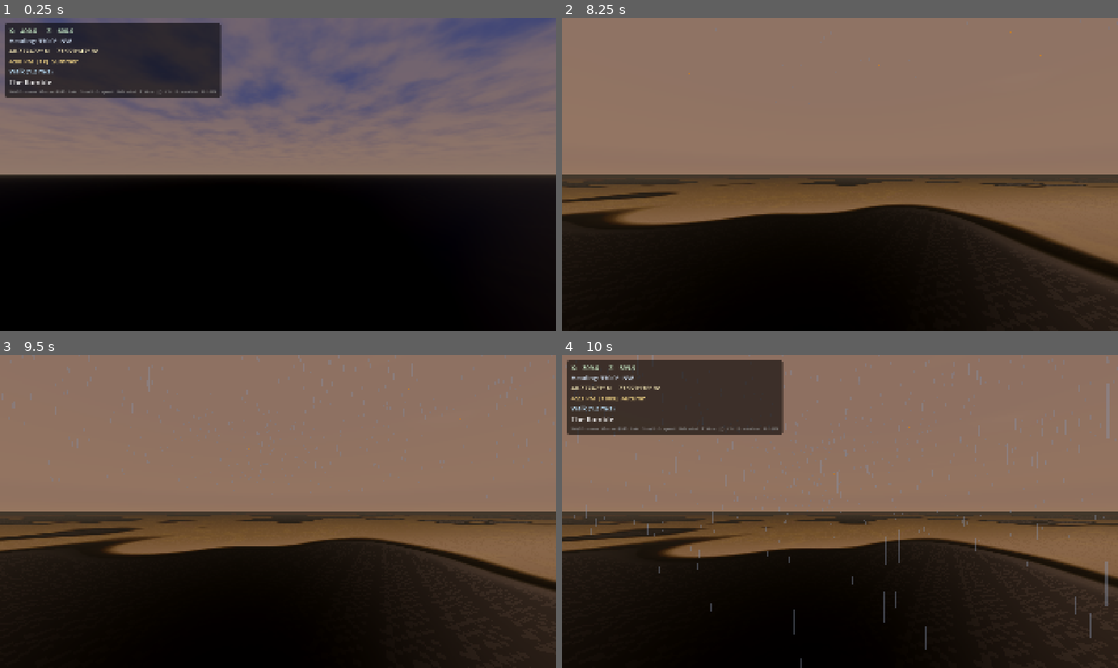
Above: before the commit, frames 1-4 (two rows, left to right).
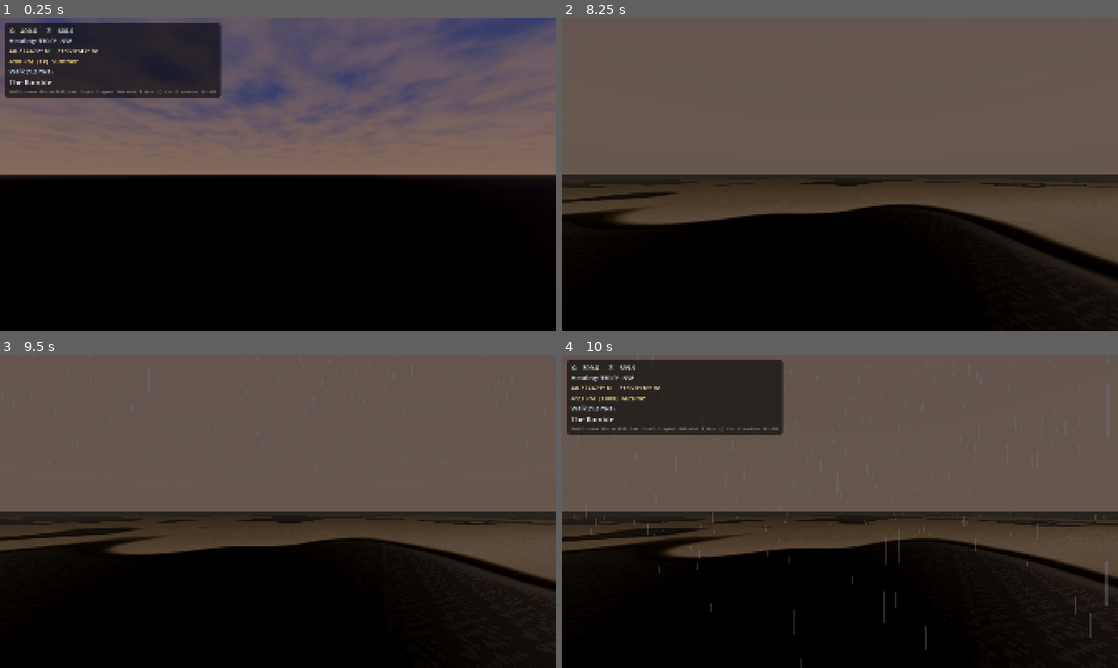
Above: after the commit, the same moments.

Repository: Central-Park-Walk/central-park-walk
Game: Godot game, scene res://main.tscn
The game is run twice, just before and just after one commit, with the same random seed, the same clock (stepped at 60 frames per second) and the same inputs.
Inputs (mouse positions are in pixels of both pictures, inside the frame that each line leads up to):
- Up to frame 1 (0.25 s): no input
- Up to frame 2 (8.25 s): tap Enter at 0.5, 2 s; move the mouse to (962, 158) at 0.52 s; hold D 0.53-1.28 s; tap T at 0.6, 6.6 s; click (962, 158) at 0.67 s; tap Space at 1.25 s; move the mouse to (728, 190) at 1.27 s; hold S 1.28-2.03 s; tap L at 1.35, 7.35 s; move the mouse to (895, 105) at 2.02 s; hold D 2.03-2.78 s; tap P at 2.1, 8.1 s; move the mouse to (812, 237) at 2.77 s; hold W 2.78-3.53 s; tap G at 2.85 s; click (812, 237) at 2.92 s; move the mouse to (1006, 221) at 3.52 s; hold A 3.53-5.03 s; tap H at 3.6 s; move the mouse to (673, 127) at 4.27 s; tap 9 at 4.35 s; move the mouse to (867, 174) at 5.02 s; hold S 5.03-5.78 s; tap 0 at 5.1 s; click (867, 174) at 5.17 s; move the mouse to (756, 96) at 5.77 s; hold D 5.78-6.53 s; tap N at 5.85 s; move the mouse to (962, 158) at 6.52 s; hold W 6.53-7.28 s; move the mouse to (728, 190) at 7.27 s; hold D 7.28-8.03 s; click (728, 190) at 7.42 s; move the mouse to (895, 105) at 8.02 s; hold S from 8.03 s (still down)
- Up to frame 3 (9.5 s): move the mouse to (250, 574) at 8.77 s; release S at 8.78 s; hold A from 8.78 s (still down); tap G at 8.85 s
- Up to frame 4 (10 s): move the mouse to (1006, 558) at 9.52 s; release A at 9.53 s; hold W from 9.53 s (still down); tap H at 9.6 s; click (1006, 558) at 9.67 s

The runs differ from the first frame. In frame 2, 65% of the frame differs, in the area x 0-100%, y 0-89%; in frame 3, 63%; in frame 4, 54%.

Commit message:
Post-fx test 5: SSIL confirmed as blip source, disable it; re-enable adjustment
SSIL (Screen Space Indirect Lighting) causes the temporal blip artifacts.
Disabled permanently. Continuing test with color adjustment enabled.

Co-Authored-By: Claude Opus 4.6 <noreply@anthropic.com>

Diff:
--- a/main.gd
+++ b/main.gd
@@ -941,9 +941,9 @@
 	_env.tonemap_white         = 6.0
 	_env.glow_enabled          = false   # OFF
 	_env.ssao_enabled          = true    # TEST 3: SSAO
-	_env.ssil_enabled          = true    # TEST 4: SSIL
+	_env.ssil_enabled          = false   # CONFIRMED: causes blip artifacts
 	_env.ssr_enabled           = false   # OFF
-	_env.adjustment_enabled    = false   # OFF
+	_env.adjustment_enabled    = true    # TEST 5: adjustment
 	_env.fog_enabled           = true    # TEST 2: fog
 	_env.volumetric_fog_enabled = false  # OFF
 	_env.sdfgi_enabled         = false   # OFF
@@ -1278,12 +1278,12 @@
 	_env.ssao_radius    = _lerp_kf("ssao_radius", a, b, t)             # TEST 3
 	_env.ssao_intensity = _lerp_kf("ssao_intensity", a, b, t)
 	_env.ssao_power     = _lerp_kf("ssao_power", a, b, t)
-	_env.ssil_intensity = _lerp_kf("ssil_intensity", a, b, t)          # TEST 4
-	# _env.adjustment_saturation = _lerp_kf("saturation", a, b, t)
-	# _env.adjustment_contrast   = _lerp_kf("contrast", a, b, t)
-	# _env.adjustment_brightness = _lerp_kf("brightness", a, b, t) * _user_gamma
-	# if _lightning_flash > 0.01:
-	# 	_env.adjustment_brightness *= (1.0 + _lightning_flash * 3.0)
+	# _env.ssil_intensity = _lerp_kf("ssil_intensity", a, b, t)  # SSIL disabled
+	_env.adjustment_saturation = _lerp_kf("saturation", a, b, t)       # TEST 5
+	_env.adjustment_contrast   = _lerp_kf("contrast", a, b, t)
+	_env.adjustment_brightness = _lerp_kf("brightness", a, b, t) * _user_gamma
+	if _lightning_flash > 0.01:
+		_env.adjustment_brightness *= (1.0 + _lightning_flash * 3.0)
 	_env.fog_light_color       = _lerp_kf("fog_color", a, b, t)       # TEST 2
 	_env.fog_light_energy      = _lerp_kf("fog_energy", a, b, t)
 	_env.fog_sun_scatter       = _lerp_kf("fog_scatter", a, b, t)
